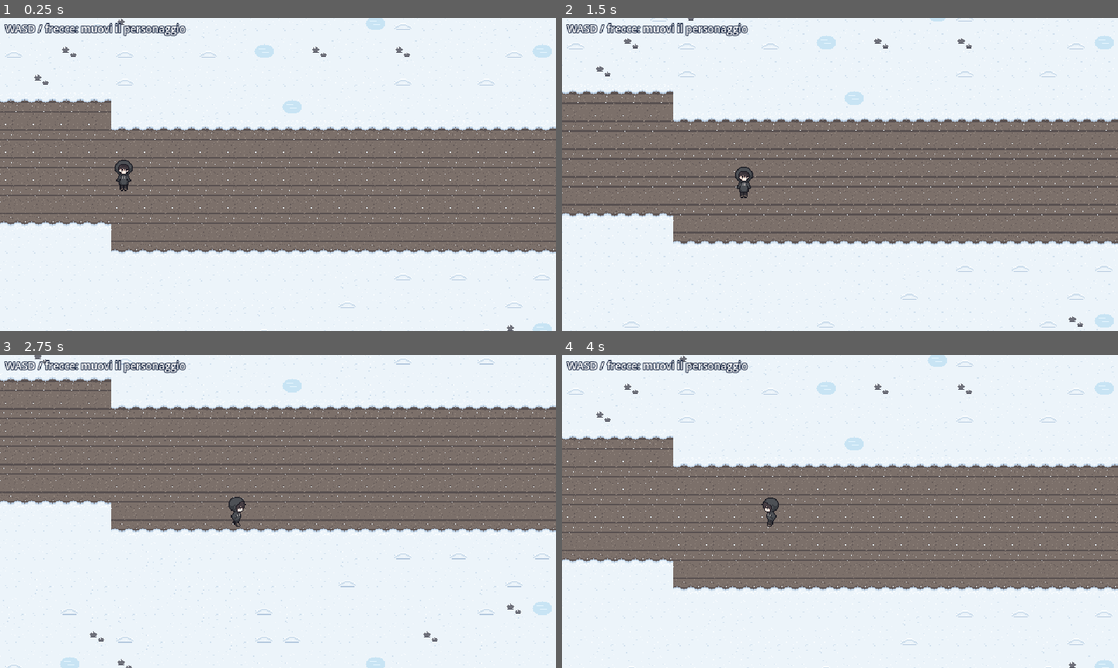
Above: before the commit, frames 1-4 (two rows, left to right).
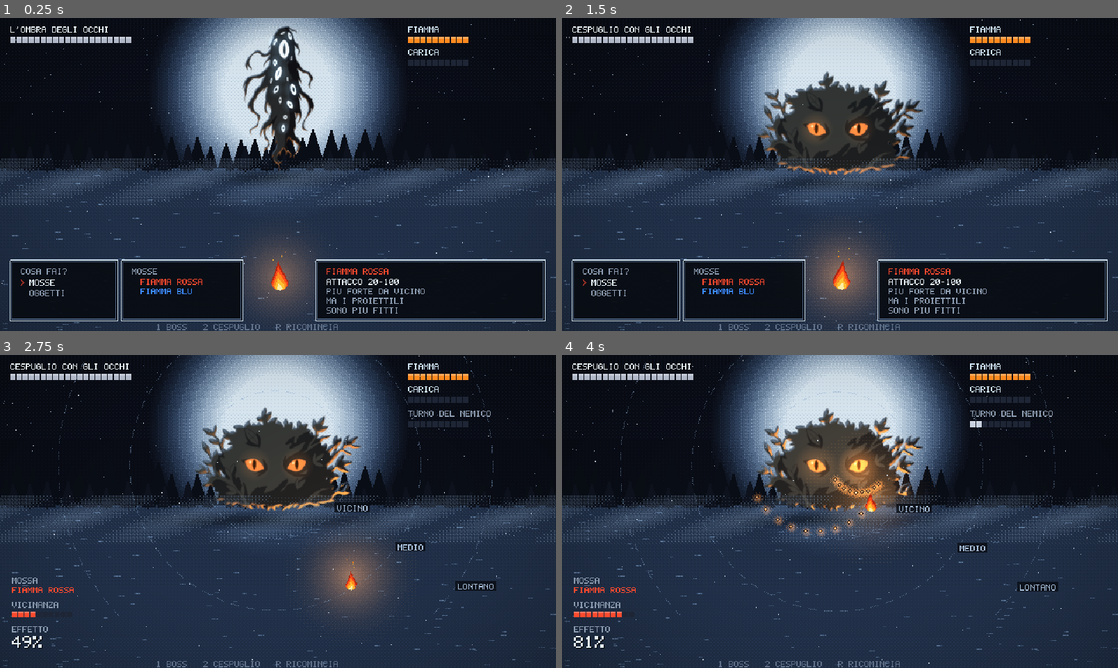
Above: after the commit, the same moments.

Repository: gretabattaglia/SnowyRoad
Game: Godot game, scene res://scenes/battle.tscn
Two runs of this game, one before a commit and one after it. Both use one fixed random seed, a clock stepped at 60 frames per second and the inputs below. Before the commit the project starts from res://scenes/main.tscn.
Inputs:
- Up to frame 1 (0.25 s): no input
- Up to frame 2 (1.5 s): tap Enter (b_ok, bound only after the commit) at 0.5 s; hold D (move_right, bound only before the commit) 0.53-1.28 s; hold 1 (b_enemy1, bound only after the commit) 0.53-1.28 s; tap Space at 0.77 s; hold S (move_down, bound only before the commit) from 1.28 s (still down); tap 2 (b_enemy2, bound only after the commit) at 1.35 s
- Up to frame 3 (2.75 s): tap Space at 1.52 s; release S (move_down, bound only before the commit) at 2.03 s; hold D (move_right, bound only before the commit) from 2.03 s (still down); hold Enter (b_ok, bound only after the commit) from 2.03 s (still down)
- Up to frame 4 (4 s): release D (move_right, bound only before the commit) at 2.78 s; release Enter (b_ok, bound only after the commit) at 2.78 s; hold W (move_up, bound only before the commit) 2.78-3.53 s; tap Keypad Enter at 2.85 s; tap Space at 3.02, 3.77 s; hold A (move_left, bound only before the commit) from 3.53 s (still down); tap Z at 3.6 s

The runs differ from the first frame. In frame 1, 98% of the frame differs, in the area x 0-100%, y 0-100%; in frame 2, 98%; in frame 3, 99%; in frame 4, 98%.

Commit message:
La scena di combattimento diventa la scena principale

Diff:
--- a/assets/tiles/terrain_tileset.tres
+++ b/assets/tiles/terrain_tileset.tres
@@ -1,6 +1,6 @@
-[gd_resource type="TileSet" load_steps=3 format=3]
+[gd_resource type="TileSet" load_steps=3 format=3 uid="uid://dmnjgkan64uk8"]
 
-[ext_resource type="Texture2D" path="res://assets/tiles/terrain.png" id="1_fsnex"]
+[ext_resource type="Texture2D" uid="uid://ch8i7gjyxsvse" path="res://assets/tiles/terrain.png" id="1_fsnex"]
 
 [sub_resource type="TileSetAtlasSource" id="TileSetAtlasSource_2fg5e"]
 texture = ExtResource("1_fsnex")
--- a/project.godot
+++ b/project.godot
@@ -11,7 +11,7 @@
 [application]
 
 config/name="SnowyRoad"
-run/main_scene="res://scenes/main.tscn"
+run/main_scene="res://scenes/battle.tscn"
 config/features=PackedStringArray("4.5", "GL Compatibility")
 
 [display]
